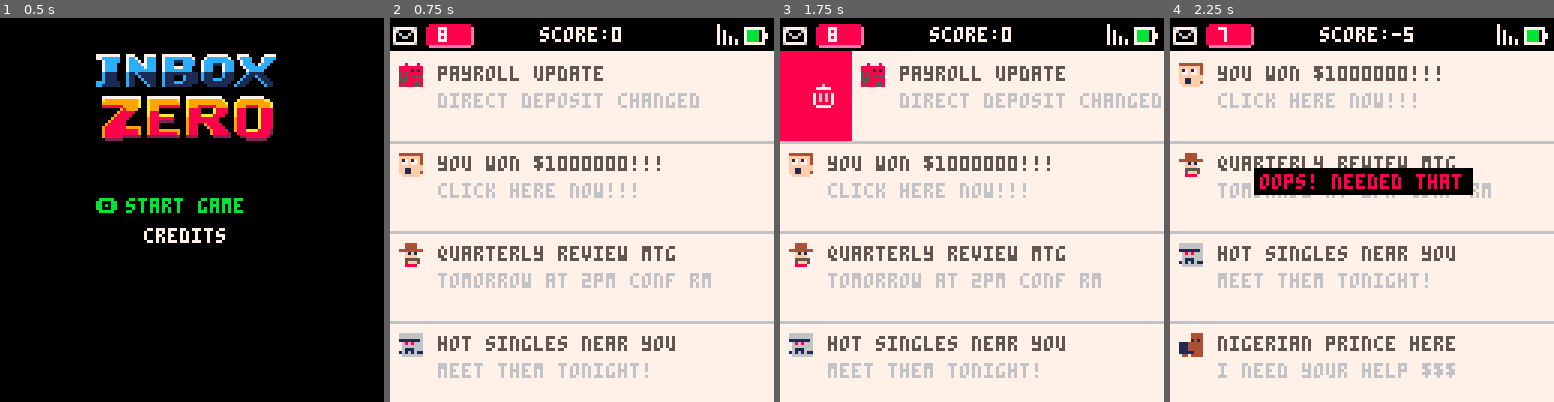
Above: before the commit, frames 1-4 (left to right).
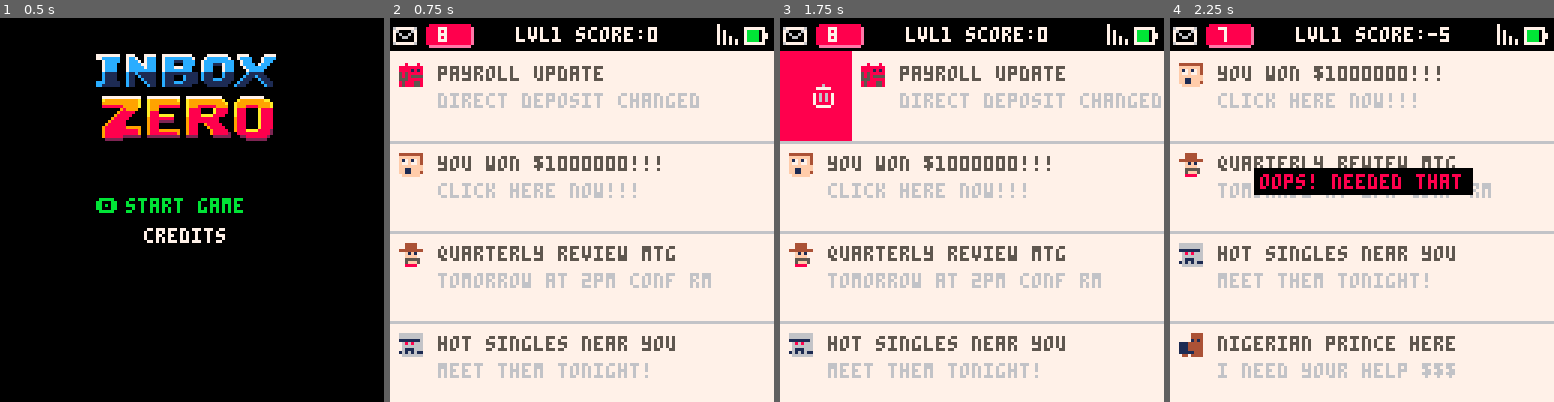
Above: after the commit, the same moments.

Repository: boblbobl/inboxzero
Game: PICO-8 cartridge inboxzero.p8
The game is run twice, just before and just after one commit, with the same random seed, the same clock (stepped at 60 frames per second) and the same inputs.
Inputs:
- Up to frame 1 (0.5 s): tap X (X key) at 0.33 s
- Up to frame 2 (0.75 s): tap O (Z key) at 0.7 s
- Up to frame 3 (1.75 s): tap X (X key) at 1.07 s; hold Right from 1.6 s (still down); tap O (Z key) at 1.7 s
- Up to frame 4 (2.25 s): tap X (X key) at 1.85 s; release Right at 2.1 s; tap O (Z key) at 2.1 s; hold Up from 2.15 s (still down)

Frame 1 is identical in both runs. In frame 2, 0.6% of the frame differs, in the area x 32-70%, y 2-7%; in frame 3, 0.6%; in frame 4, 0.6%, in the area x 32-73%, y 2-7%.

Commit message:
Add multiple levels

Diff:
--- a/game.lua
+++ b/game.lua
@@ -67,7 +67,15 @@
   print("press \x8e to return", 24, 100, 11)
 end
 
-function showgame()
+function showgame(level)
+  level = level or 1
+  current_level = level
+
+  -- initialize total_score on first level
+  if level == 1 then
+    total_score = 0
+  end
+
   top = 11
   email_h = 30
   email_w = 128
@@ -86,7 +94,8 @@
   feedback_timer = 0
   feedback_color = 7
 
-  emails = get_emails(20, 1)
+  -- 10 emails per level, difficulty increases
+  emails = get_emails(10, level)
   scene.update = update_game
   scene.draw = draw_game
 end
@@ -154,6 +163,17 @@
     feedback_timer -= 1
   end
 
+  -- check for level complete and progress immediately
+  if #emails == 0 then
+    total_score += score
+    if current_level < 3 then
+      showgame(current_level + 1)
+    else
+      showgameover()
+    end
+    return
+  end
+
   if email_state == 1 and email_offset < state_offset then
     email_offset += anim_frames
   elseif email_state == 2 and email_offset > -state_offset then
@@ -198,7 +218,8 @@
   spr(18, 16, 2+camera_offset)
   spr(19, 24, 2+camera_offset)
   print(#emails, 16, 3+camera_offset, 7)
-  print("score:"..score, 50, 3+camera_offset, 7)
+  print("lvl"..current_level, 42, 3+camera_offset, 7)
+  print("score:"..score, 62, 3+camera_offset, 7)
   spr(2, 108, 2+camera_offset)
   spr(3, 118, 2+camera_offset)
 end
@@ -212,6 +233,49 @@
   end
 end
 
+-- game over screen
+function showgameover()
+  scene.update = update_gameover
+  scene.draw = draw_gameover
+end
+
+function update_gameover()
+  if btnp(4) or btnp(5) then -- z or x button
+    showmenu()
+  end
+end
+
+function draw_gameover()
+  cls(0)
+
+  print("game over", 42, 30, 11)
+  print("", 0, 38, 7)
+  print("final score", 38, 50, 7)
+  print(tostr(total_score), 58, 60, 11)
+  print("", 0, 70, 7)
+
+  -- rank based on score
+  local rank = "intern"
+  local rank_color = 8
+  if total_score >= 250 then
+    rank = "ceo"
+    rank_color = 11
+  elseif total_score >= 200 then
+    rank = "manager"
+    rank_color = 10
+  elseif total_score >= 150 then
+    rank = "senior"
+    rank_color = 9
+  elseif total_score >= 100 then
+    rank = "employee"
+    rank_color = 12
+  end
+
+  print("rank: "..rank, 44, 80, rank_color)
+  print("", 0, 90, 7)
+  print("press \x8e to menu", 30, 105, 7)
+end
+
 function draw_game()
   cls(0)
 
@@ -228,12 +292,6 @@
     end
 
     draw_hint()
-  else
-    -- game over
-    rectfill(20, 50, 107, 70, 0)
-    rectfill(21, 51, 106, 69, 7)
-    print("inbox zero!", 42, 54, 5)
-    print("score: "..score, 42, 61, 6)
   end
 
   draw_feedback()
